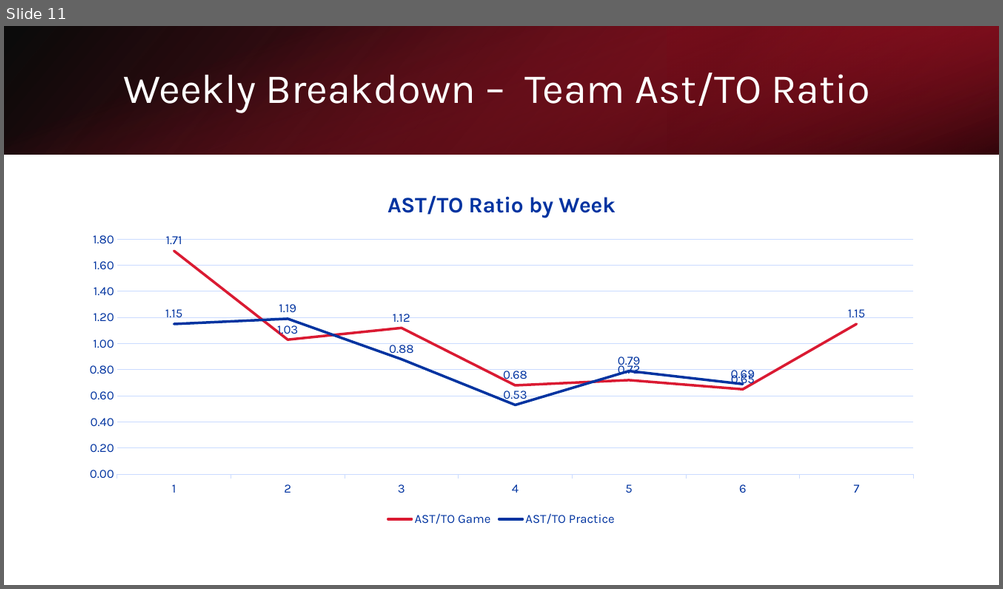
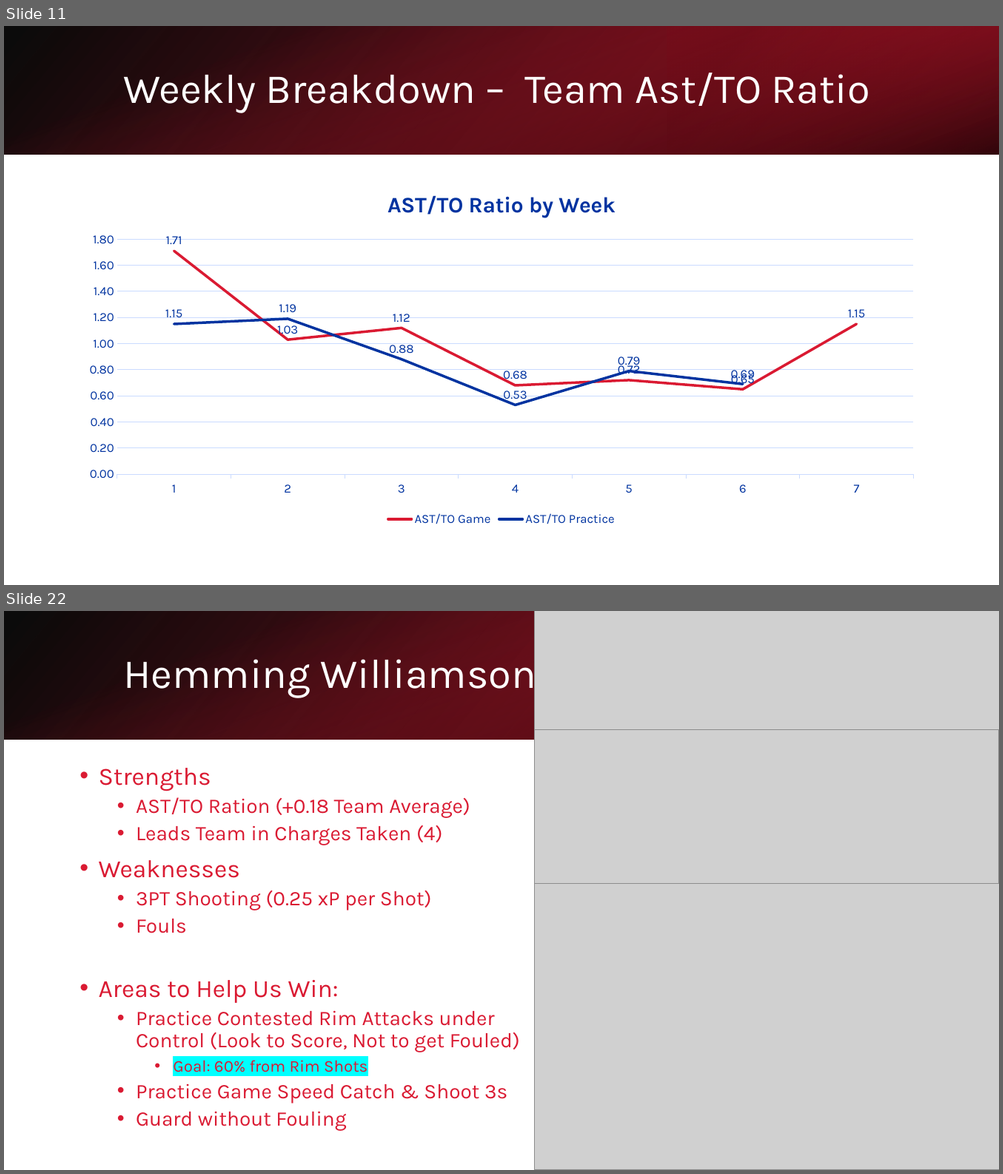
Before and after one commit to apurvis14/Jackson-Prep-Basketball-Analytics, a slide deck: Midseason Analytics Overview.pptx. Shown one above the other, each under a label of ours: slide 11 before the commit, slides 11 and 22 after it; the slides between them are not shown. The pictures are 1003x589 and 1003x1174 pixels, drawn with LibreOffice and Linux fonts; fonts in the diff are those of the drawing; grey boxes stand for pictures. Boxes give left, top, right and bottom in pixels: in the first picture for what was removed or moved away, otherwise in the second. Text is boxed around its words. In the diff, an @@ line names an element or a change of style, - is before the commit and + after.

```diff
--- a/Midseason Analytics Overview.pptx
+++ b/Midseason Analytics Overview.pptx
@@ slide 22 added at <box>4,611,999,1170</box>, background #FFFFFF @@
@@ rectangle added at <box>4,611,999,739</box>, fill gradient #000000 to #A31326 @@
@@ rectangle added at <box>4,612,998,740</box>, fill gradient #DA1A32 to #000000 @@
@@ picture added at <box>535,611,999,1170</box> @@
@@ rectangle added at <box>667,611,999,739</box>, fill gradient #6D0D19 to #DA1A32 @@
@@ title added at <box>123,651,536,698</box>, 40 pt, text #FFFFFF @@
+Hemming Williamson
@@ picture added at <box>535,729,999,884</box> @@
@@ text added at <box>99,768,520,1131</box>, 20 pt, text #DA1A32 @@
+• Strengths
+  • AST/TO Ration (+0.18 Team Average)
+  • Leads Team in Charges Taken (4)
+• Weaknesses
+  • 3PT Shooting (0.25 xP per Shot)
+  • Fouls
+• Areas to Help Us Win:
+  • Practice Contested Rim Attacks under Control (Look to Score, Not to get Fouled)
+    • Goal: 60% from Rim Shots
+  • Practice Game Speed Catch & Shoot 3s
+  • Guard without Fouling
```
Also in this commit, not shown: 4 slides changed, 9 other slides added, 2 other files.
